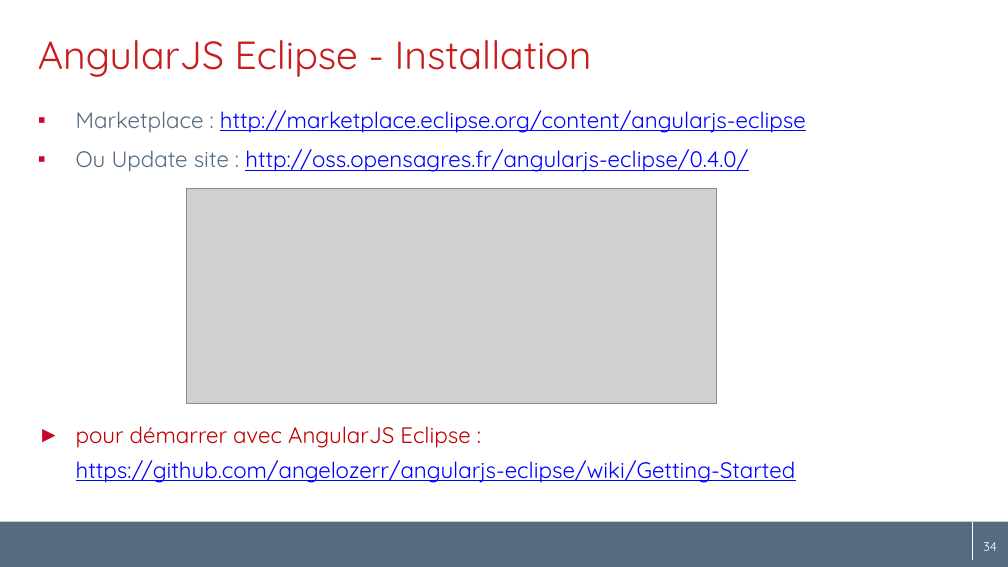
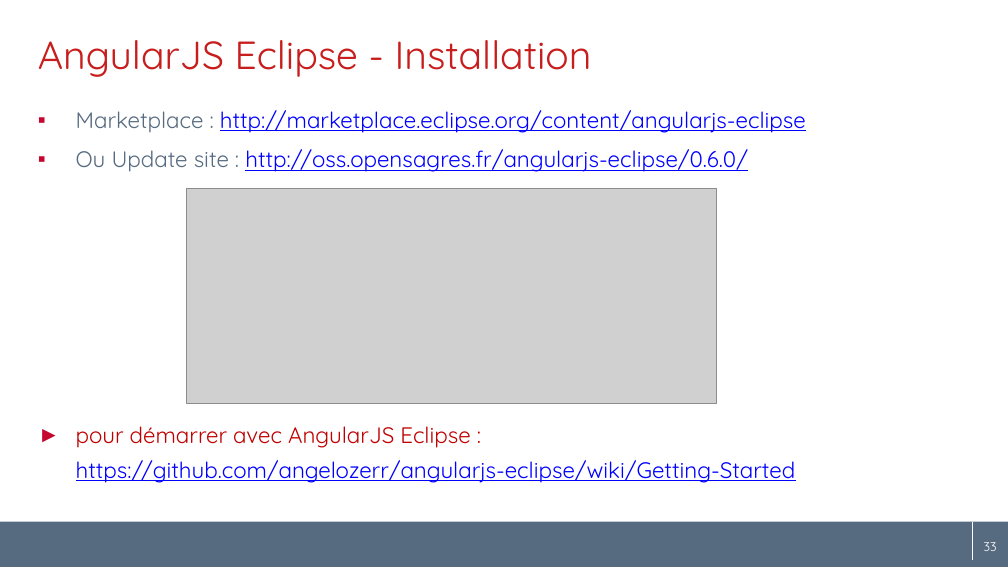
Before and after one commit to angelozerr/tern.java, a slide deck: slide 33 of docs/tern.java_fr.pptx (slide 34 before the commit). Drawn at 1008x567 pixels with LibreOffice and Linux fonts; fonts in the diff are those of the drawing; grey boxes stand for pictures; background and template pictures are left out. Boxes give left, top, right and bottom in pixels: in the first picture for what was removed or moved away, otherwise in the second. Text is boxed around its words. In the diff, an @@ line names an element or a change of style, - is before the commit and + after.

Commit message:
[docs] fill AngularJS Eclipse section.

```diff
--- a/docs/tern.java_fr.pptx
+++ b/docs/tern.java_fr.pptx
@@ text at bbox=[76, 149, 748, 172]: text changed @@
-▪ Ou Update site : http://oss.opensagres.fr/angularjs-eclipse/0.4.0/
+▪ Ou Update site : http://oss.opensagres.fr/angularjs-eclipse/0.6.0/
@@ page number at bbox=[978, 542, 991, 551]: text changed @@
-34
+33
@@ page number at bbox=[984, 542, 997, 551]: text changed @@
-34
+33
```
Also in this commit, not shown: 21 other slides changed, 1 slide removed.
